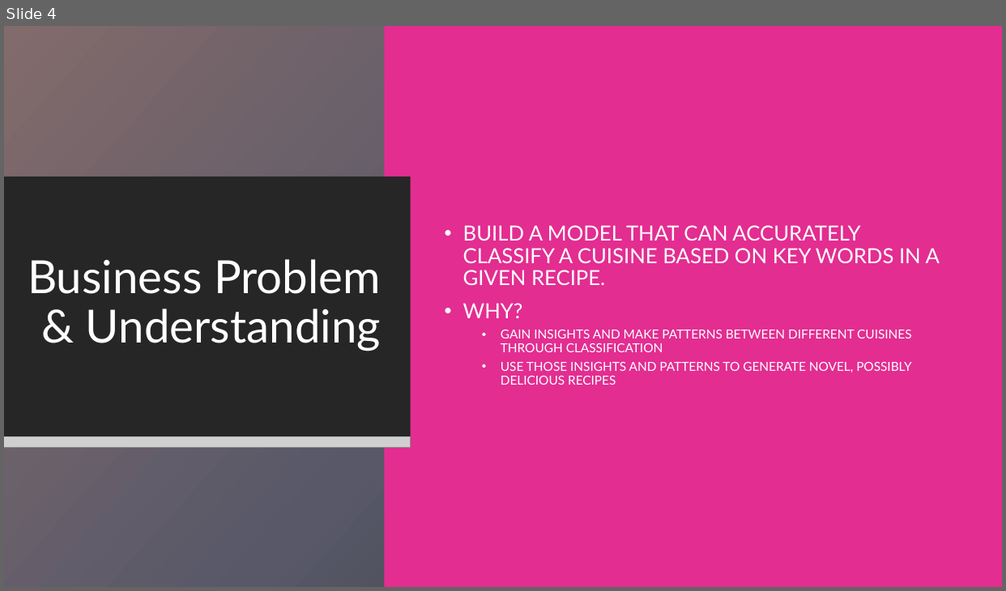
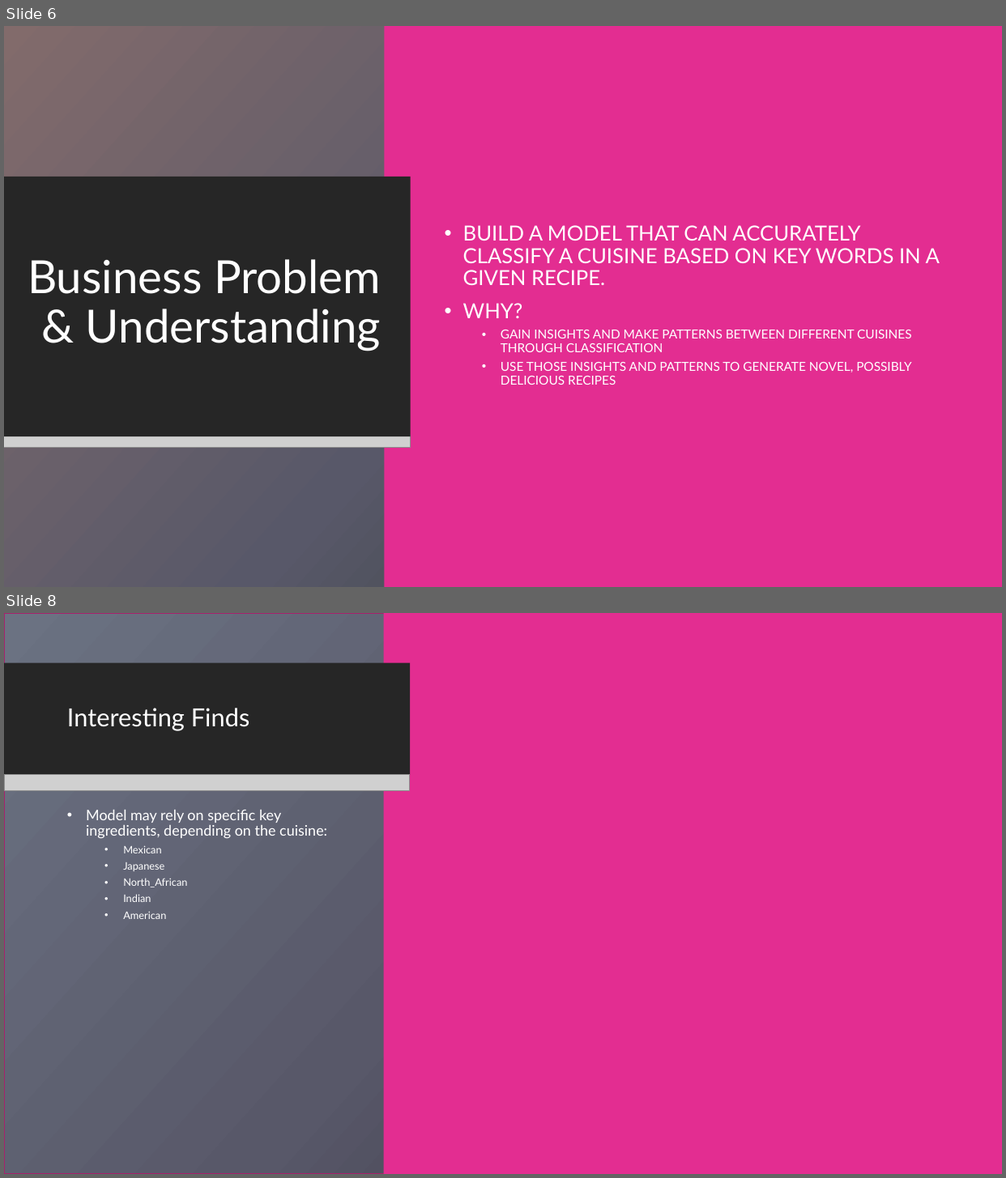
Before and after one commit to aamoeji04/Cuisine_Classification_Capstone, a slide deck: Cuisine_Classification.pptx. Shown one above the other, each under a label of ours: slide 4 before the commit, slides 6 and 8 after it; the slides between them are not shown. The pictures are 1006x591 and 1006x1178 pixels, drawn with LibreOffice and Linux fonts; fonts in the diff are those of the drawing; grey boxes stand for pictures; background and template pictures are left out. Boxes give left, top, right and bottom in pixels: in the first picture for what was removed or moved away, otherwise in the second. Text is boxed around its words. In the diff, an @@ line names an element or a change of style, - is before the commit and + after.

```diff
--- a/Cuisine_Classification.pptx
+++ b/Cuisine_Classification.pptx
@@ slide 8 added at [4, 613, 1002, 1174], background picture (left out); not listed: 2 template elements that a slide beside it also shows @@
@@ rectangle added at [4, 613, 1002, 1174], fill gradient #6C7382 to #59596A to #302A33, outline #A8216B 1 pt @@
@@ rectangle added at [384, 613, 1002, 1174], fill #E32D91 @@
@@ rectangle added at [4, 663, 410, 776], fill #262626 @@
@@ title added at [67, 708, 249, 731], 24 pt, text #FFFFFF @@
+Interesting Finds
@@ picture added at [4, 774, 410, 790] @@
@@ text added at [86, 810, 327, 919], 14 pt, text #FFFFFF @@
+• Model may rely on specific key ingredients, depending on the cuisine:
+  • Mexican
+  • Japanese
+  • North_African
+  • Indian
+  • American
@@ what was slide 4 is now slide 6 @@
```
Also in this commit, not shown: 4 slides changed, 2 other slides added.
